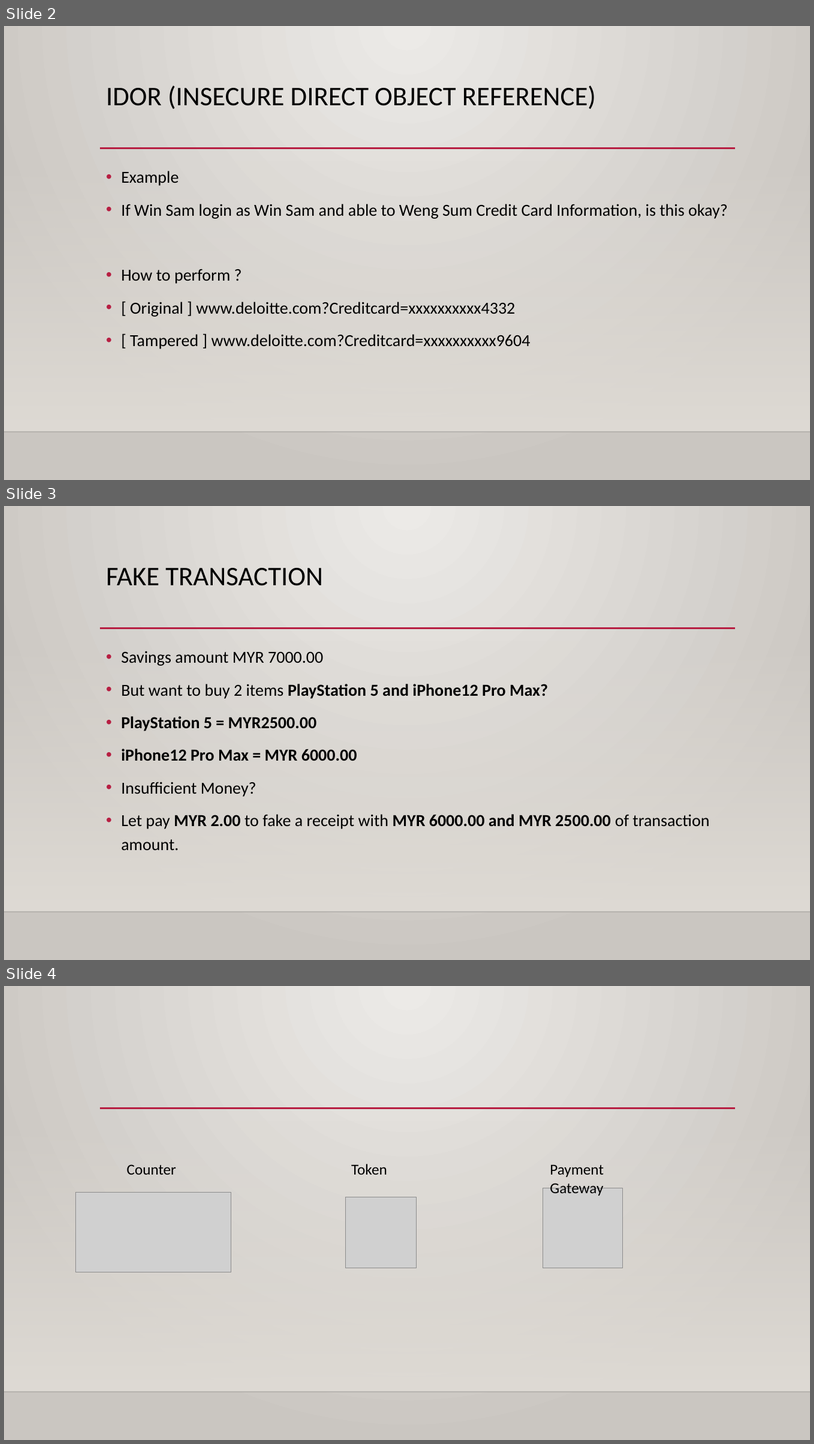
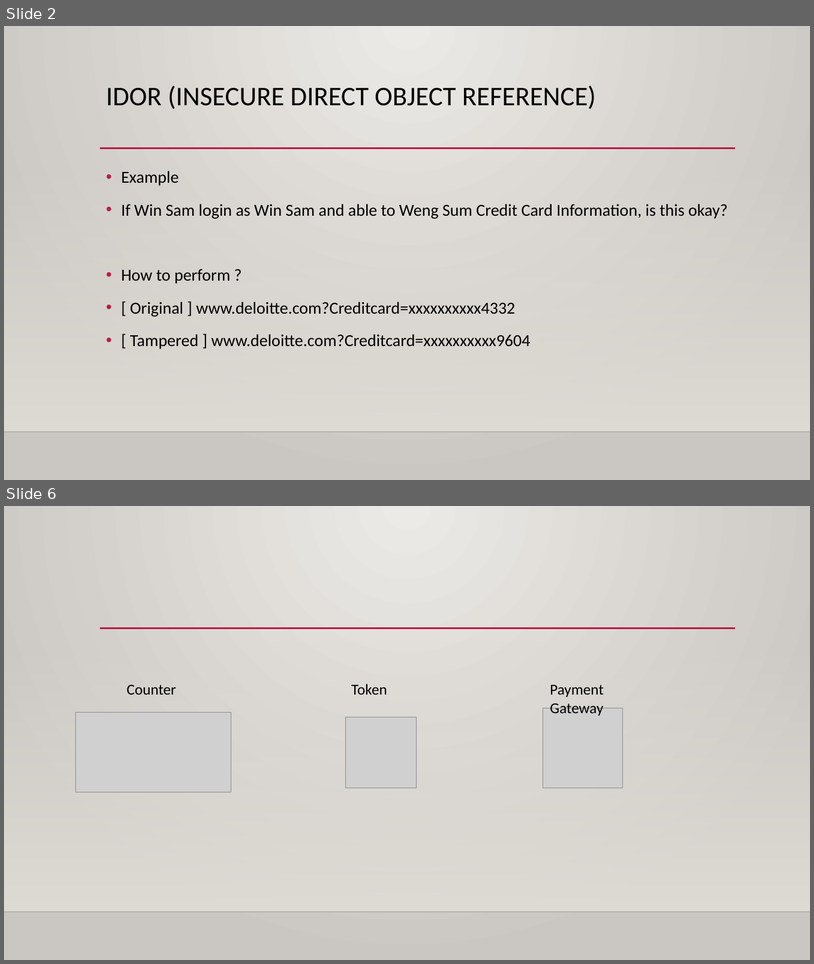
Before and after one commit to Applebois/Presentation-Slides, a slide deck: What Hacker Do In Their Daily Task/PowerPoint.pptx. Shown one above the other, each under a label of ours: slides 2, 3 and 4 before the commit, slides 2 and 6 after it; the slides between them are not shown. The pictures are 814x1444 and 814x964 pixels, drawn with LibreOffice and Linux fonts; fonts in the diff are those of the drawing; grey boxes stand for pictures; background and template pictures are left out. Boxes give left, top, right and bottom in pixels: in the first picture for what was removed or moved away, otherwise in the second. Text is boxed around its words. In the diff, an @@ line names an element or a change of style, - is before the commit and + after.

```diff
--- a/What Hacker Do In Their Daily Task/PowerPoint.pptx
+++ b/What Hacker Do In Their Daily Task/PowerPoint.pptx
@@ slide 3 removed at <box>4,506,810,960</box>, background gradient #ECEAE7 to #CAC7C1; not listed: 3 template elements that a slide beside it also shows @@
@@ title removed at <box>106,568,323,586</box> @@
-FAKE TRANSACTION
@@ text removed at <box>121,651,710,850</box> @@
-• Savings amount MYR 7000.00
-• But want to buy 2 items PlayStation 5 and iPhone12 Pro Max?
-• PlayStation 5 = MYR2500.00
-• iPhone12 Pro Max = MYR 6000.00
-• Insufficient Money?
-• Let pay MYR 2.00 to fake a receipt with MYR 6000.00 and MYR 2500.00 of transaction amount.
@@ what was slide 4 is now slide 6 @@
```
Also in this commit, not shown: 3 slides added.
